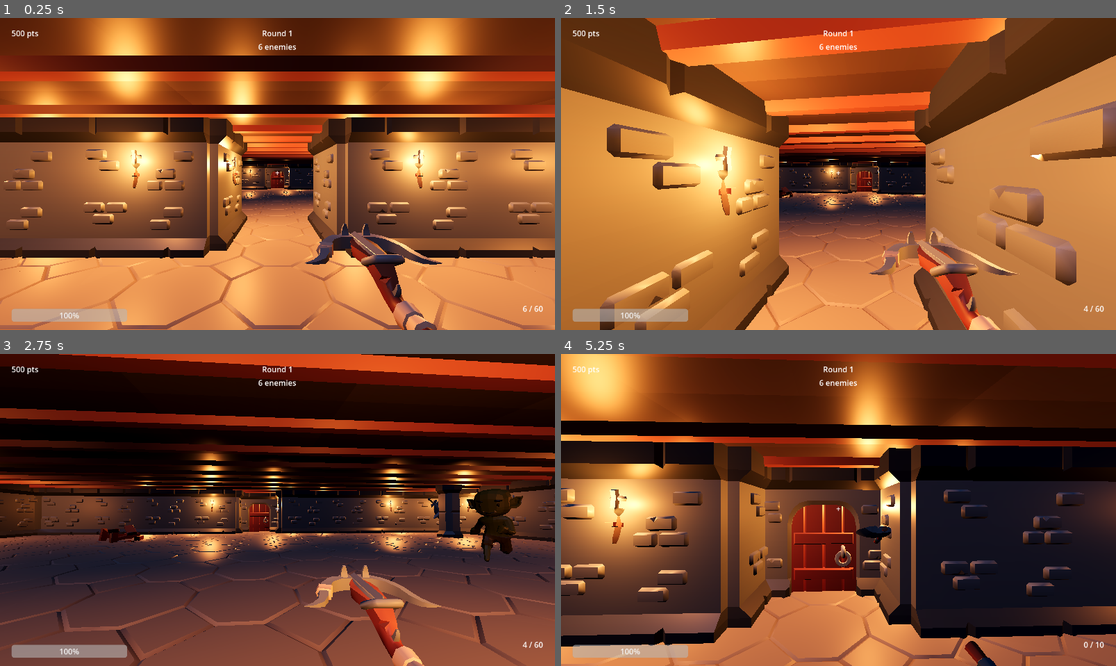
Above: before the commit, frames 1-4 (two rows, left to right).
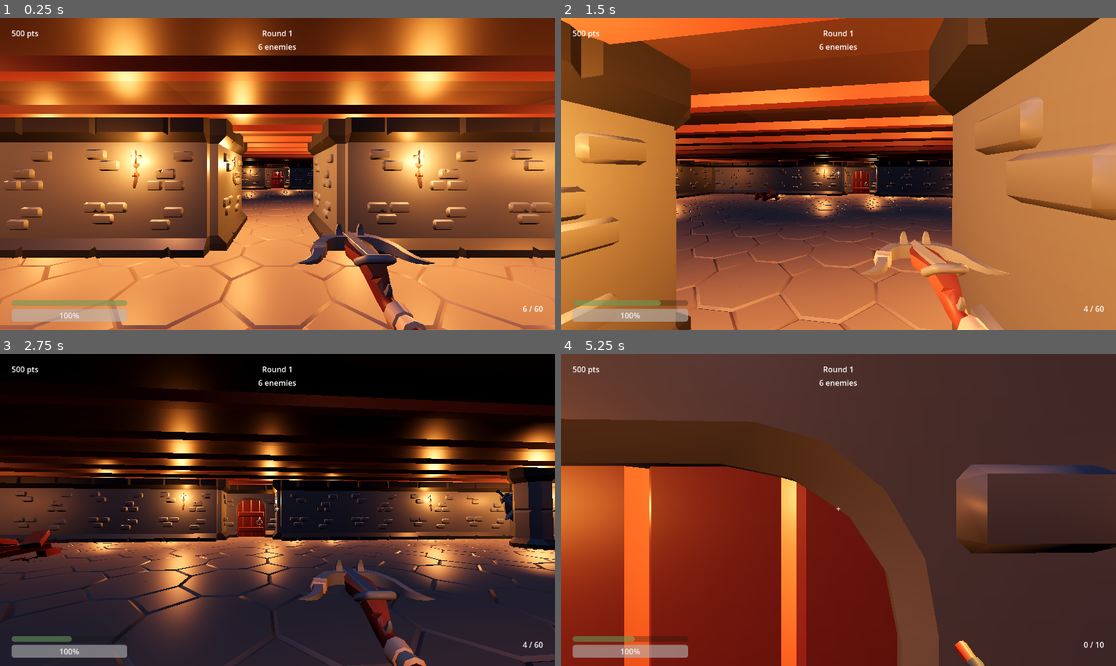
Above: after the commit, the same moments.

Repository: ariesyous/projectbluebean
Game: Godot game, scene res://scenes/world/Arena.tscn
Two runs of this game, one before a commit and one after it. Both use one fixed random seed, a clock stepped at 60 frames per second and the inputs below.
Inputs (mouse positions are in pixels of both pictures, inside the frame that each line leads up to):
- Up to frame 1 (0.25 s): no input
- Up to frame 2 (1.5 s): tap Enter at 0.5 s; move the mouse to (866, 174) at 0.52 s; hold Shift (sprint, bound only after the commit) 0.53-1.28 s; hold W (move_forward) from 0.53 s (still down); click (866, 174) at 0.67 s; tap Space (jump) at 0.77 s; move the mouse to (810, 174) at 1.27 s; click (810, 174) at 1.35 s
- Up to frame 3 (2.75 s): keep holding W (move_forward); tap Space (jump) at 1.52 s; tap Shift (sprint, bound only after the commit) at 1.55 s; move the mouse to (288, 503) at 2.02 s; hold Shift (sprint, bound only after the commit) from 2.03 s (still down); tap F (interact) at 2.1 s
- Up to frame 4 (5.25 s): keep holding W (move_forward); move the mouse to (832, 516) at 2.77 s; release Shift (sprint, bound only after the commit) at 2.78 s; tap V (melee) at 2.85 s; click (832, 516) at 2.92 s; tap Space (jump) at 3.02, 3.77, 4.52 s; tap Shift (sprint, bound only after the commit) at 3.05, 3.8, 4.55 s; move the mouse to (877, 513) at 3.52 s; hold 1 (weapon_1) 3.53-4.28 s; move the mouse to (794, 506) at 4.27 s; tap 2 (weapon_2) at 4.35 s; move the mouse to (844, 510) at 5.02 s; hold 3 (weapon_3) from 5.03 s (still down); click (844, 510) at 5.17 s

The runs differ from the first frame. In frame 1, 2.6% of the frame differs, in the area x 2-80%, y 65-100%; in frame 2, 63%; in frame 3, 71%; in frame 4, 94%, in the area x 0-100%, y 0-100%.

Commit message:
M7: sprint + stamina
Hold Shift (new "sprint" input action) to move at move_speed * 1.6 while a
stamina meter drains; emptying it sets an exhausted state that locks you to
base speed until stamina fully recovers (a forced rest). Stamina regens
after a short delay and not while standing still.

New stamina_changed signal drives a HUD StaminaBar (green normally, red
when exhausted) added above the health bar. All tunables are @exports on
player.gd.

Verified via game_eval: sustained sprint returns 8.8 (5.5*1.6), drains to
exhaustion, locks to base speed while exhausted, fully recovers and clears,
and does not drain while idle.

Co-Authored-By: Claude Opus 4.8 <noreply@anthropic.com>

Diff:
--- a/projectbluebean/project.godot
+++ b/projectbluebean/project.godot
@@ -92,6 +92,11 @@
 "events": [Object(InputEventKey,"resource_local_to_scene":false,"resource_name":"","device":0,"window_id":0,"alt_presse …(189 unchanged characters)…
 ]
 }
+sprint={
+"deadzone": 0.5,
+"events": [Object(InputEventKey,"resource_local_to_scene":false,"resource_name":"","device":0,"window_id":0,"alt_pressed":false,"shift_pressed":false,"ctrl_pressed":false,"meta_pressed":false,"pressed":false,"keycode":4194325,"physical_keycode":0,"key_label":0,"unicode":0,"location":0,"echo":false,"script":null)
+]
+}
 
 [physics]
 
--- a/projectbluebean/scenes/ui/HUD.tscn
+++ b/projectbluebean/scenes/ui/HUD.tscn
@@ -152,6 +152,18 @@
 anchor_top = 1.0
 anchor_bottom = 1.0
 offset_left = 24.0
-offset_top = -78.0
+offset_top = -90.0
 offset_right = 420.0
-offset_bottom = -52.0
+offset_bottom = -66.0
+
+[node name="StaminaBar" type="ProgressBar" parent="Root" unique_id=1437311065]
+modulate = Color(0.55, 0.85, 0.5, 0.95)
+layout_mode = 0
+anchor_top = 1.0
+anchor_bottom = 1.0
+offset_left = 24.0
+offset_top = -62.0
+offset_right = 264.0
+offset_bottom = -50.0
+value = 100.0
+show_percentage = false
--- a/projectbluebean/scripts/player/player.gd
+++ b/projectbluebean/scripts/player/player.gd
@@ -4,6 +4,14 @@
 
 @export var move_speed: float = 5.5
 @export var jump_velocity: float = 4.8
+
+## Sprint / stamina (M7): hold Shift to sprint; draining stamina to empty forces a
+## full rest before you can sprint again.
+@export var sprint_speed_mult: float = 1.6
+@export var max_stamina: float = 100.0
+@export var stamina_drain_rate: float = 32.0
+@export var stamina_regen_rate: float = 20.0
+@export var stamina_regen_delay: float = 0.5
 @export var mouse_sensitivity: float = 0.0025
 @export var max_health: float = 100.0
 @export var health_regen_delay: float = 5.0   ## seconds after last hit before regen
@@ -29,6 +37,7 @@
 signal weapon_changed(weapon: Node)
 signal interact_target_changed(target)  ## the interactable Node, or null
 signal perks_changed(perk_ids: Array)   ## owned perk ids, for the HUD
+signal stamina_changed(current: float, maximum: float, exhausted: bool)
 
 var health: float
 var _time_since_damage: float = 999.0
@@ -42,6 +51,10 @@
 var _mouse_input: Vector2 = Vector2.ZERO
 var _bob_time: float = 0.0
 
+var stamina: float
+var _exhausted: bool = false
+var _time_since_sprint: float = 999.0
+
 ## Perk modifiers (1.0 = no perk). Weapons read these so future weapons benefit too.
 var fire_rate_mult: float = 1.0
 var reload_time_mult: float = 1.0
@@ -58,7 +71,9 @@
 	health = max_health
 	Input.mouse_mode = Input.MOUSE_MODE_CAPTURED
 	_register_starting_weapons()
+	stamina = max_stamina
 	health_changed.emit(health, max_health)
+	stamina_changed.emit(stamina, max_stamina, _exhausted)
 	GameState.player_died.connect(_on_player_died)
 
 func _unhandled_input(event: InputEvent) -> void:
@@ -200,13 +215,34 @@
 
 	var input_dir := Input.get_vector("move_left", "move_right", "move_forward", "move_back")
 	var direction := (transform.basis * Vector3(input_dir.x, 0.0, input_dir.y)).normalized()
+	var speed := _update_stamina(delta, direction != Vector3.ZERO)
 	if direction:
-		velocity.x = direction.x * move_speed
-		velocity.z = direction.z * move_speed
-	else:
-		velocity.x = move_toward(velocity.x, 0.0, move_speed)
-		velocity.z = move_toward(velocity.z, 0.0, move_speed)
+		velocity.x = direction.x * speed
+		velocity.z = direction.z * speed
+	else:
+		velocity.x = move_toward(velocity.x, 0.0, speed)
+		velocity.z = move_toward(velocity.z, 0.0, speed)
 	move_and_slide()
+
+## Returns the move speed for this frame (boosted while sprinting) and advances
+## the stamina meter. Sprinting drains it; emptying it sets _exhausted until it
+## fully recovers, so you get a forced rest after over-sprinting.
+func _update_stamina(delta: float, moving: bool) -> float:
+	var sprinting := moving and Input.is_action_pressed("sprint") and not _exhausted and stamina > 0.0
+	if sprinting:
+		stamina = maxf(stamina - stamina_drain_rate * delta, 0.0)
+		_time_since_sprint = 0.0
+		if stamina <= 0.0:
+			_exhausted = true
+		stamina_changed.emit(stamina, max_stamina, _exhausted)
+		return move_speed * sprint_speed_mult
+	_time_since_sprint += delta
+	if stamina < max_stamina and _time_since_sprint >= stamina_regen_delay:
+		stamina = minf(stamina + stamina_regen_rate * delta, max_stamina)
+		if _exhausted and stamina >= max_stamina:
+			_exhausted = false
+		stamina_changed.emit(stamina, max_stamina, _exhausted)
+	return move_speed
 
 	_handle_weapon_input()
 	_update_interaction()
--- a/projectbluebean/scripts/ui/hud.gd
+++ b/projectbluebean/scripts/ui/hud.gd
@@ -3,6 +3,7 @@
 ## game-over overlay. Finds the player via the "player" group.
 
 @onready var health_bar: ProgressBar = $Root/HealthBar
+@onready var stamina_bar: ProgressBar = $Root/StaminaBar
 @onready var points_label: Label = $Root/PointsLabel
 @onready var round_label: Label = $Root/RoundLabel
 @onready var enemies_label: Label = $Root/EnemiesLabel
@@ -38,8 +39,10 @@
 		_player.weapon_changed.connect(_on_weapon_changed)
 		_player.interact_target_changed.connect(_on_interact_target_changed)
 		_player.perks_changed.connect(_on_perks_changed)
+		_player.stamina_changed.connect(_on_stamina_changed)
 		_on_weapon_changed(_player.get("_current_weapon"))
 		_on_perks_changed([])
+		_on_stamina_changed(_player.get("stamina"), _player.get("max_stamina"), false)
 	_on_points_changed(Economy.points)
 	_on_round_changed(GameState.current_round)
 	_on_round_status_changed(
@@ -63,6 +66,14 @@
 func _on_health_changed(current: float, maximum: float) -> void:
 	health_bar.max_value = maximum
 	health_bar.value = current
+
+const STAMINA_COLOR := Color(0.55, 0.85, 0.5, 0.95)
+const STAMINA_TIRED := Color(0.9, 0.4, 0.3, 0.95)
+
+func _on_stamina_changed(current: float, maximum: float, exhausted: bool) -> void:
+	stamina_bar.max_value = maximum
+	stamina_bar.value = current
+	stamina_bar.modulate = STAMINA_TIRED if exhausted else STAMINA_COLOR
 
 func _on_points_changed(total: int) -> void:
 	points_label.text = "%d pts" % total
Not shown, changed: AGENTS.md
Not shown, changed: CLAUDE.md
